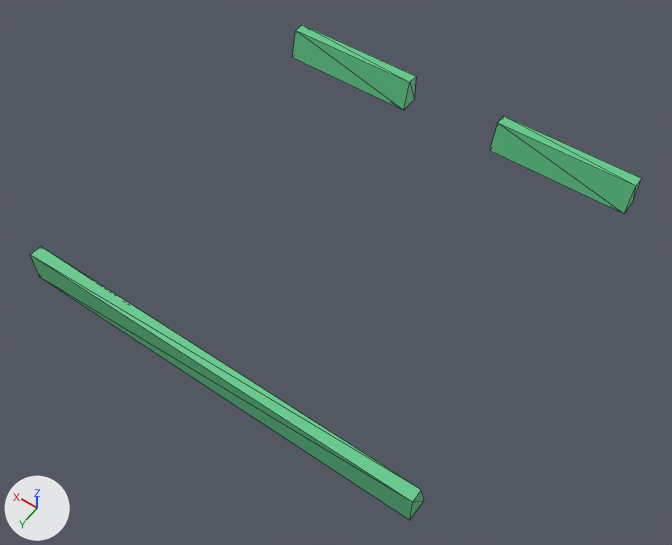
One commit to the FBX model ledger/Assets/Props/city-kit-roads/road-driveway-single-barrier.fbx: the scene before it, then after it.
Both versions are drawn from a 50 mm camera at (-0.803, 1.165, 1.678) aimed at (-0.029, 0.081, -0.025). Arrows for +X, +Y and +Z are at lower left; the lights stay in place. The first picture is the older version. Mesh edges are drawn as thin lines. Where no turn or scale is listed for an object, it has been applied to the vertices.

Names of what the first picture shows: 'road-driveway-single-barrier'.
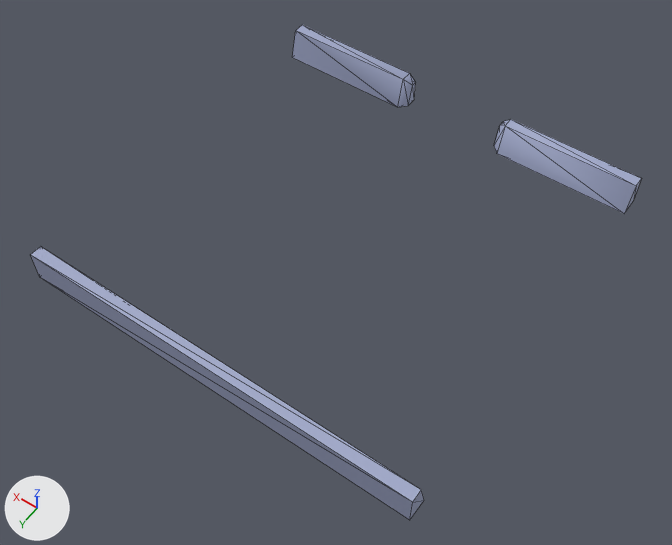
The edits, one by one:
me_scene is used by ob_road_driveway_single_barrier; location (0.0, 0.0, 0.0).
me_scene had 24 vertices, 36 faces and spanned x -0.5..0.5, y -0.5..0.5, z 0.0..0.08.
me_scene now has 30 vertices, 48 faces and spans x -0.5..0.5, y -0.5..0.5, z 0.0..0.08.
Part 1, on me_scene:
3 vertices are removed from x 0.13, y -0.5..-0.45, z 0.0..0.08.
9 faces are deleted.
6 vertices are added at (0.15, -0.45, 0.0), (0.15, -0.47, 0.08), (0.15, -0.5, 0.08), (0.13, -0.5, 0.06), (0.13, -0.471, 0.0), (0.13, -0.486, 0.06).
15 new faces join them.
Part 2, on me_scene:
3 vertices are removed from x -0.13, y -0.5..-0.45, z 0.0..0.08.
10 faces are deleted.
6 vertices are added at (-0.15, -0.47, 0.08), (-0.15, -0.5, 0.08), (-0.15, -0.45, 0.0), (-0.13, -0.471, 0.0), (-0.13, -0.486, 0.06), (-0.13, -0.5, 0.06).
16 new faces join them.
me_scene part 3: 17 kept faces spanning x -0.5..0.5, y -0.5..0.5, z 0.0..0.08 get new texture (UV) coordinates.

Location of each change, (x1, y1, x2, y2) in pixels of the pictures (672 x 545 px):
part 1 of me_scene, cut back: before (292, 25, 416, 110); after (292, 25, 416, 107)
part 2 of me_scene, cut back: before (490, 116, 641, 213); after (494, 119, 641, 213)
part 3 of me_scene, surface changed: (31, 178, 642, 520) in both
